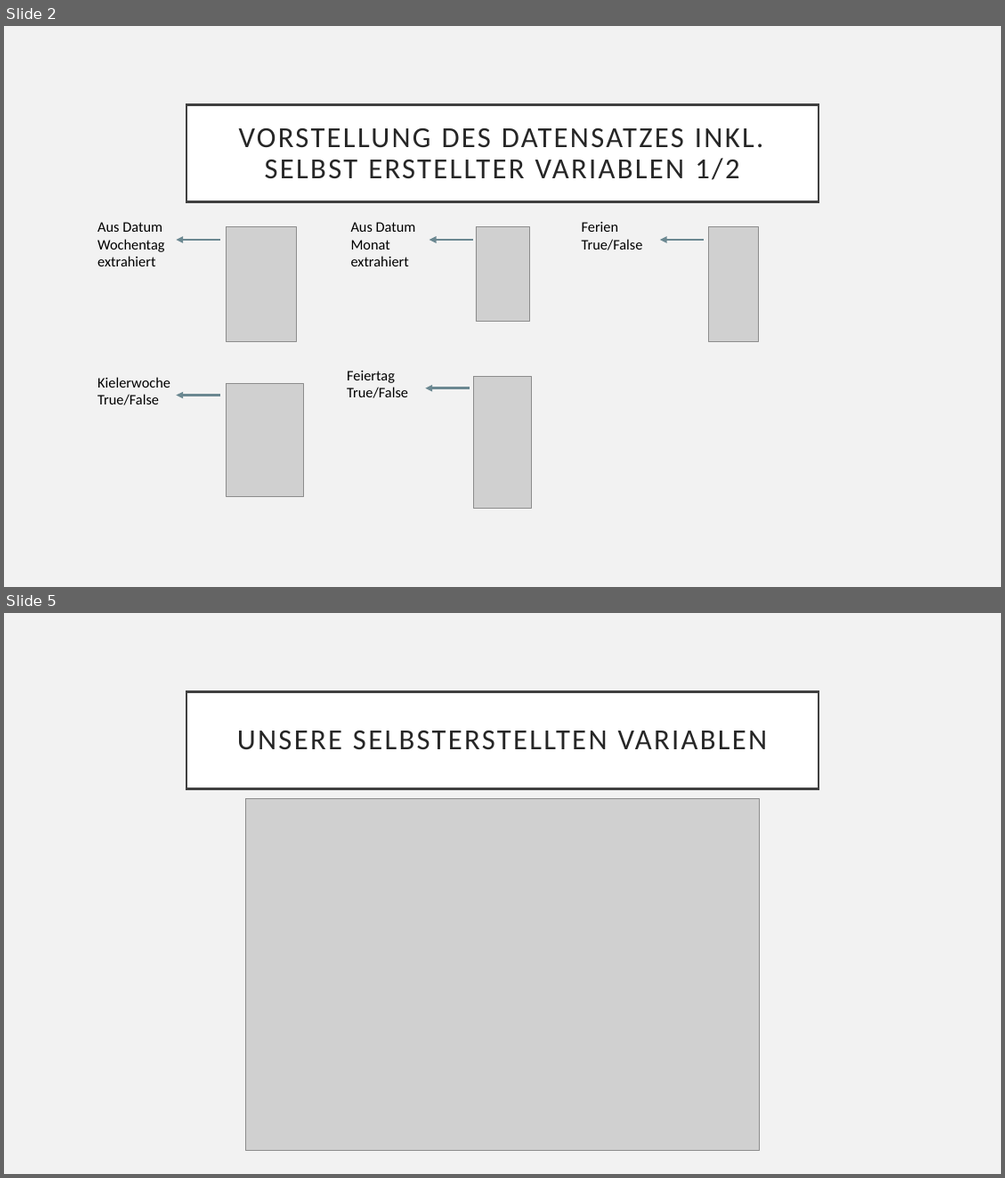
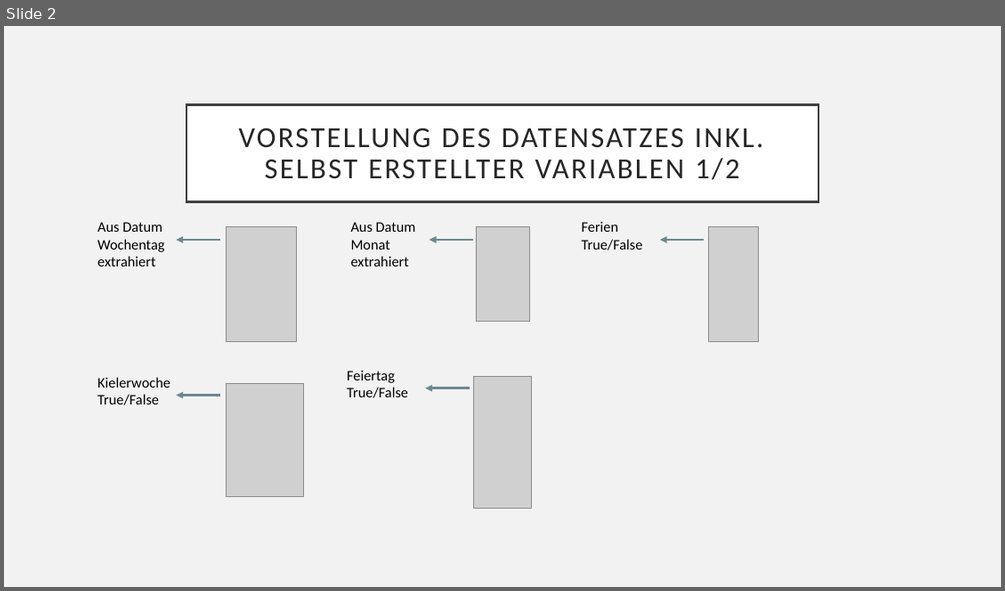
Before and after one commit to Tasinger/gruppe-2-projekt, a slide deck: 4_Presentation/Präsentation Gruppe 2.pptx. Shown one above the other, each under a label of ours: slides 2 and 5 before the commit, slide 2 after it; the slides between them are not shown. The pictures are 1005x1178 and 1005x591 pixels, drawn with LibreOffice and Linux fonts; fonts in the diff are those of the drawing; grey boxes stand for pictures. Boxes give left, top, right and bottom in pixels: in the first picture for what was removed or moved away, otherwise in the second. Text is boxed around its words. In the diff, an @@ line names an element or a change of style, - is before the commit and + after.

```diff
--- a/4_Presentation/Präsentation Gruppe 2.pptx
+++ b/4_Presentation/Präsentation Gruppe 2.pptx
@@ slide 5 removed at bbox=[4, 613, 1001, 1174], background #F2F2F2 @@
@@ title removed at bbox=[186, 691, 818, 788] @@
-UNSERE SELBSTERSTELLTEN VARIABLEN
@@ picture removed at bbox=[245, 798, 760, 1150] @@
```
Also in this commit, not shown: 4 slides changed, 1 slide added.
